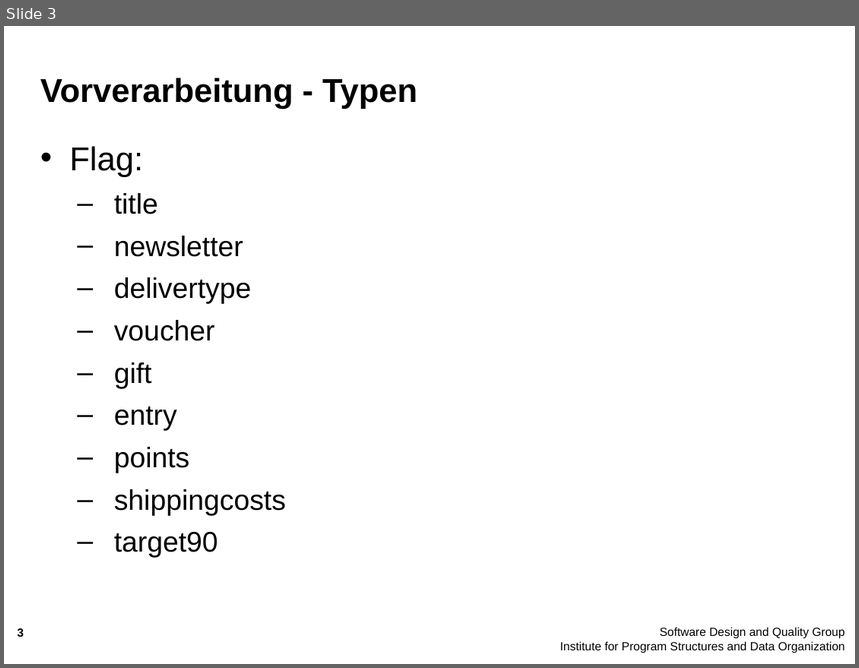
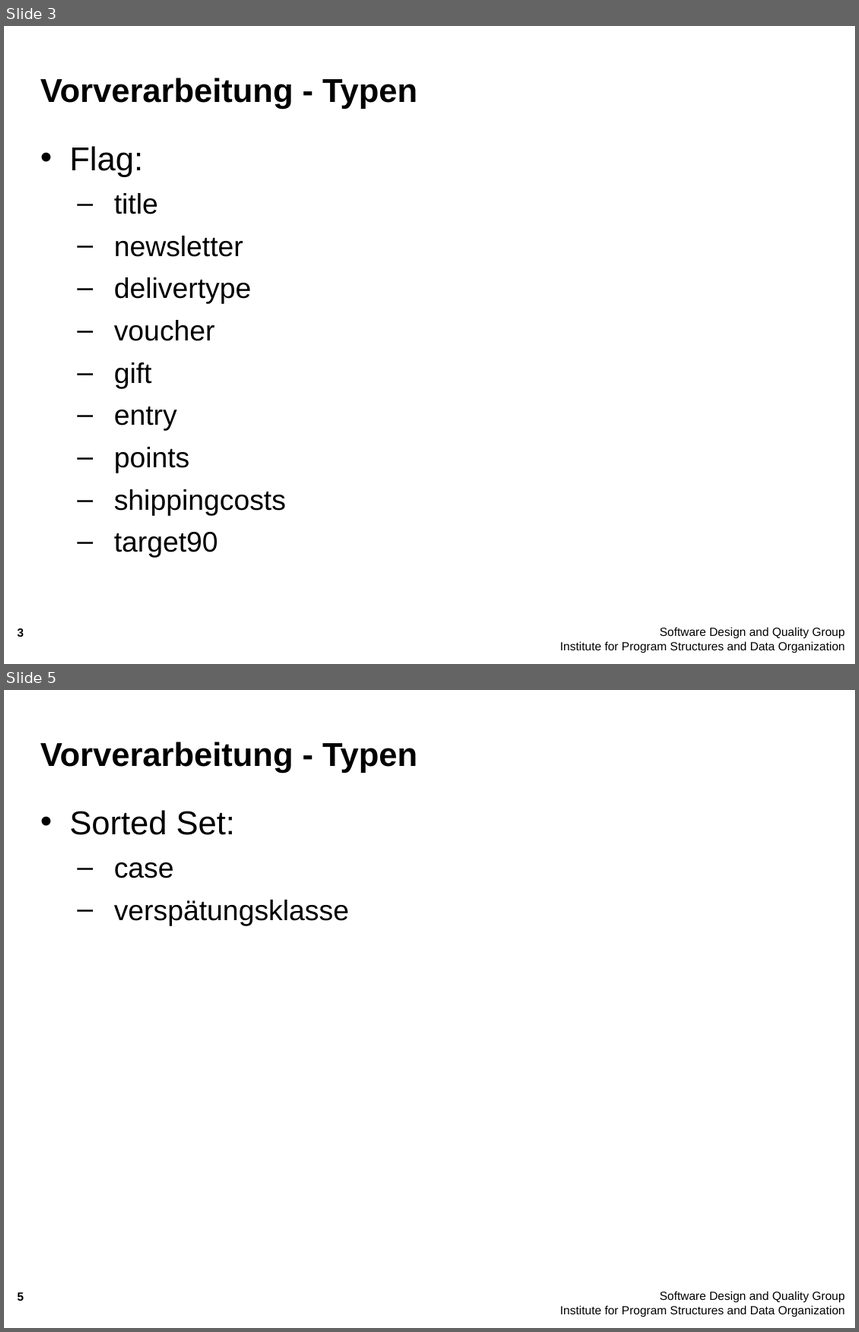
Before and after one commit to majdi14789/dwm10, a slide deck: Zwischenpräsentation/Zwischenstand.ppt. Shown one above the other, each under a label of ours: slide 3 before the commit, slides 3 and 5 after it; the slides between them are not shown. The pictures are 859x668 and 859x1332 pixels, drawn with LibreOffice and Linux fonts; fonts in the diff are those of the drawing; background and template pictures are left out. Boxes give left, top, right and bottom in pixels: in the first picture for what was removed or moved away, otherwise in the second. Text is boxed around its words. In the diff, an @@ line names an element or a change of style, - is before the commit and + after.

```diff
--- a/Zwischenpräsentation/Zwischenstand.ppt
+++ b/Zwischenpräsentation/Zwischenstand.ppt
@@ slide 5 added at (4, 690, 855, 1328), background picture (left out); not listed: 2 template elements that a slide beside it also shows @@
@@ title added at (40, 742, 417, 773), 28 pt, text #000000, bold @@
+Vorverarbeitung - Typen
@@ text added at (69, 810, 349, 926), 24 pt, text #000000 @@
+• Sorted Set:
+  – case
+  – verspätungsklasse
```
Also in this commit, not shown: 6 slides changed, 2 other slides added.
